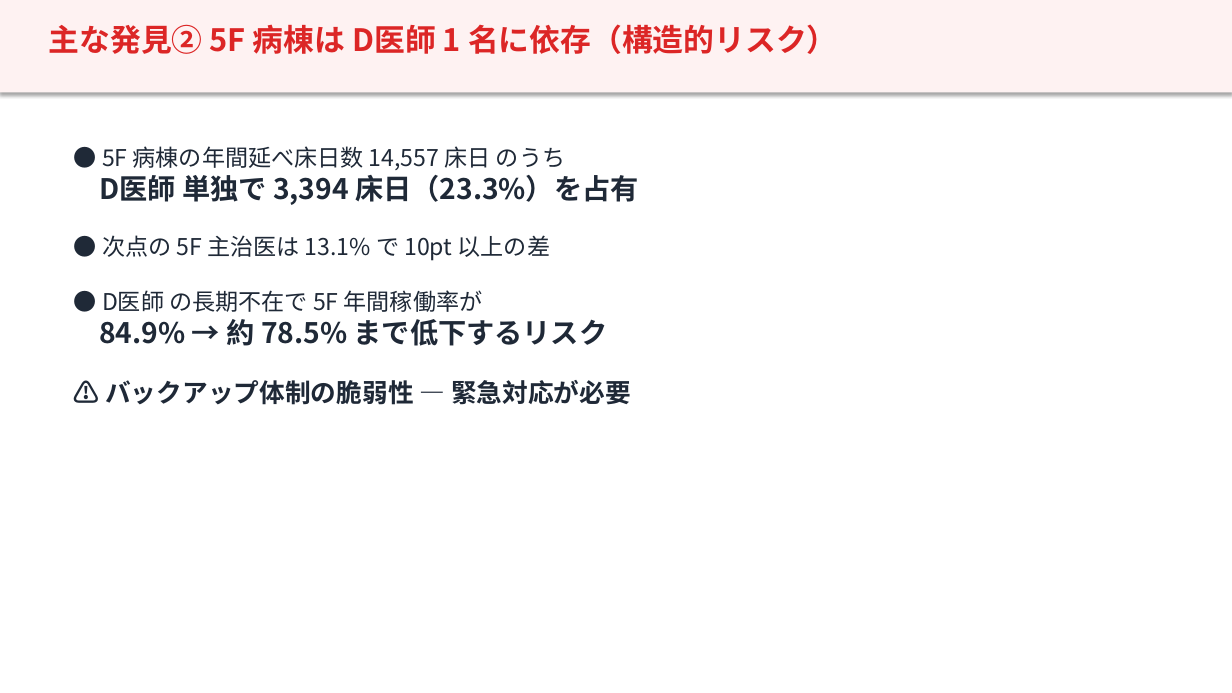
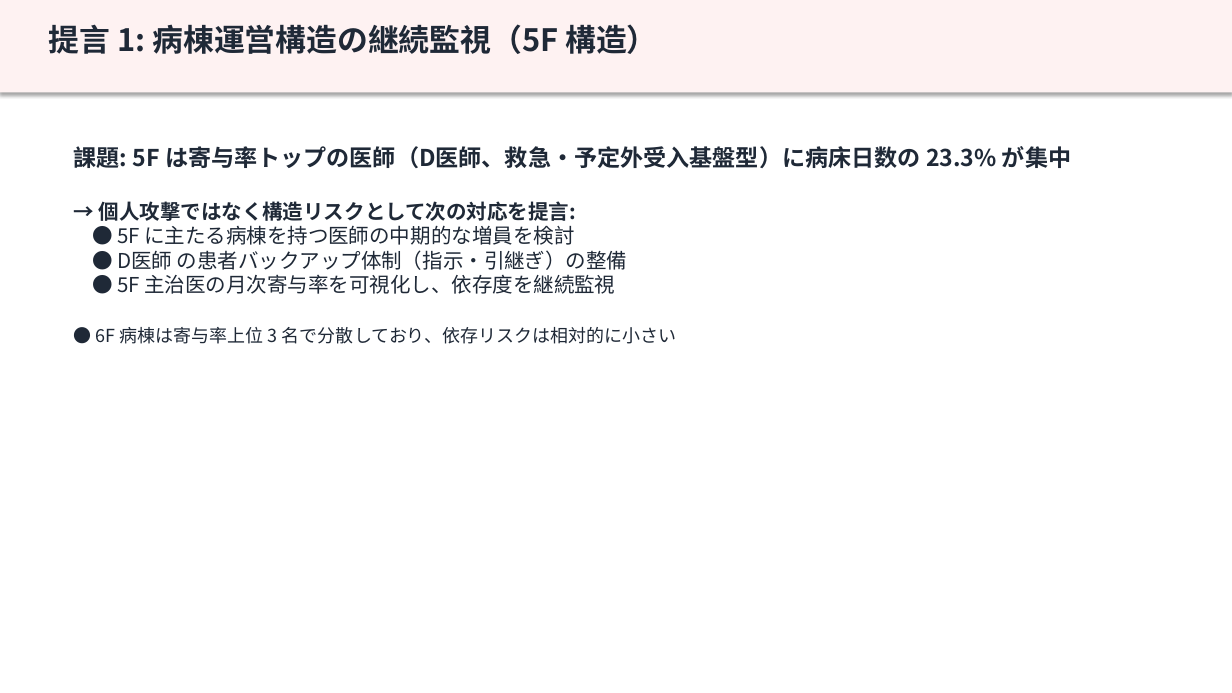
Before and after one commit to torukubota2023/bed-control-simulator, a slide deck: slide 18 of docs/admin/医師別KPI解析_運営会議プレゼン_2026-05-04.pptx (slide 14 before the commit). Drawn at 1232x693 pixels with LibreOffice and Linux fonts; fonts in the diff are those of the drawing. Boxes give left, top, right and bottom in pixels: in the first picture for what was removed or moved away, otherwise in the second. Text is boxed around its words. In the diff, an @@ line names an element or a change of style, - is before the commit and + after.

```diff
--- a/docs/admin/医師別KPI解析_運営会議プレゼン_2026-05-04.pptx
+++ b/docs/admin/医師別KPI解析_運営会議プレゼン_2026-05-04.pptx
@@ text at (49, 24, 657, 54): text changed; text colour #DC2626 to #1F2937 @@
-主な発見② 5F 病棟は D医師 1 名に依存（構造的リスク）
+提言 1: 病棟運営構造の継続監視（5F 構造）
@@ text at (74, 146, 1071, 344): text changed; size 18 to 16 pt @@
-● 5F 病棟の年間延べ床日数 14,557 床日 のうち
-D医師 単独で 3,394 床日（23.3%）を占有
-● 次点の 5F 主治医は 13.1% で 10pt 以上の差
-● D医師 の長期不在で 5F 年間稼働率が
-84.9% → 約 78.5% まで低下するリスク
-⚠️ バックアップ体制の脆弱性 — 緊急対応が必要
+課題: 5F は寄与率トップの医師（D医師、救急・予定外受入基盤型）に病床日数の 23.3% が集中
+→ 個人攻撃ではなく構造リスクとして次の対応を提言:
+● 5F に主たる病棟を持つ医師の中期的な増員を検討
+● D医師 の患者バックアップ体制（指示・引継ぎ）の整備
+● 5F 主治医の月次寄与率を可視化し、依存度を継続監視
+● 6F 病棟は寄与率上位 3 名で分散しており、依存リスクは相対的に小さい
```
Also in this commit, not shown: 9 other slides changed, 11 slides added, 9 slides removed, 21 other files.
